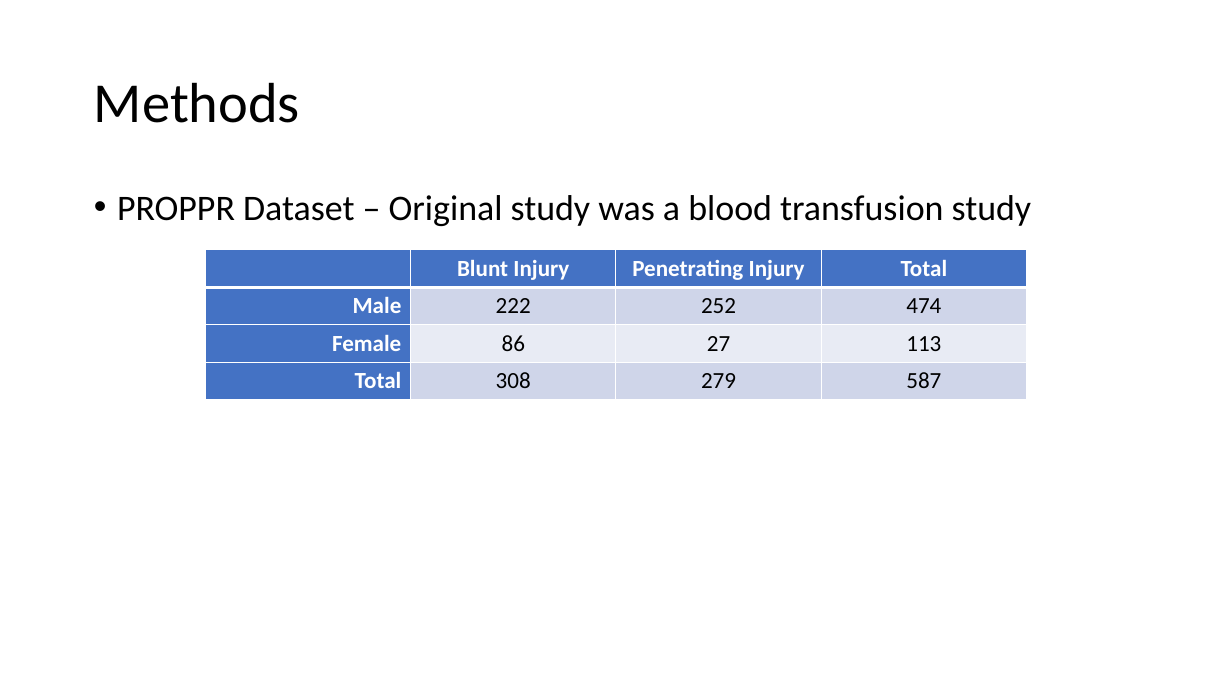
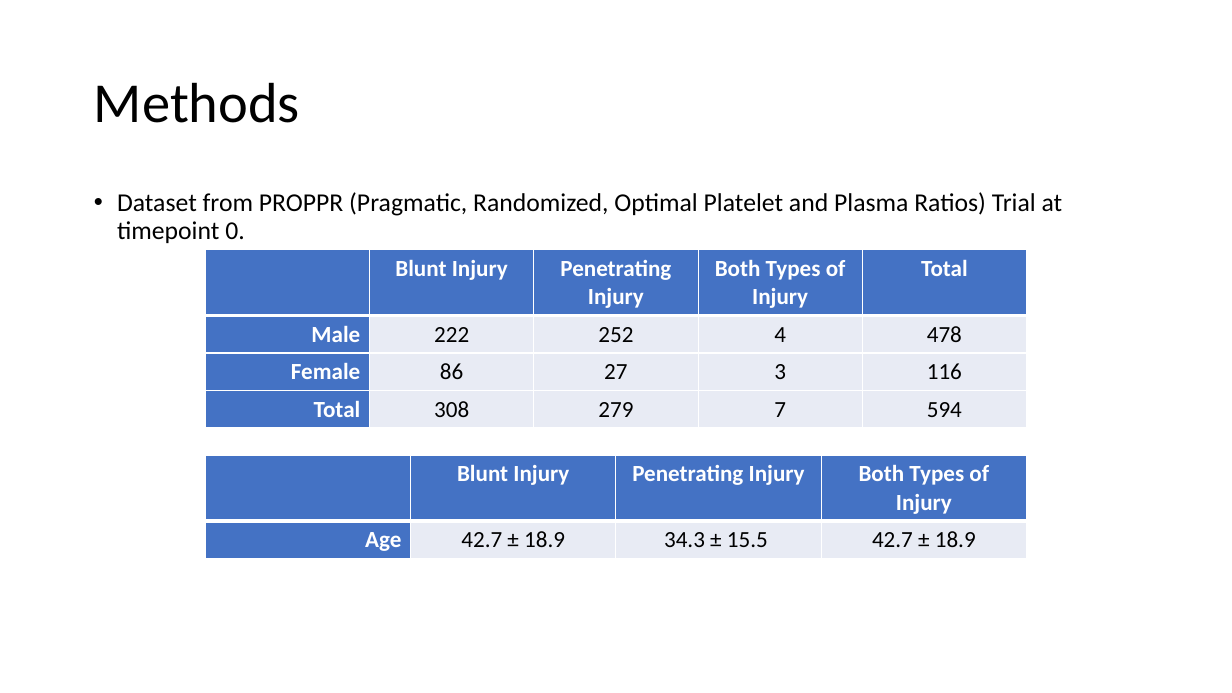
Before and after one commit to tliu-2/PROPPR, a slide deck: slide 4 of Presentation.pptx. Drawn at 1232x693 pixels with LibreOffice and Linux fonts; fonts in the diff are those of the drawing. Boxes give left, top, right and bottom in pixels: in the first picture for what was removed or moved away, otherwise in the second. Text is boxed around its words. In the diff, an @@ line names an element or a change of style, - is before the commit and + after.

```diff
--- a/Presentation.pptx
+++ b/Presentation.pptx
@@ text at (117, 192, 1063, 243): text changed; size 28 to 20 pt @@
-• PROPPR Dataset – Original study was a blood transfusion study
+• Dataset from PROPPR (Pragmatic, Randomized, Optimal Platelet and Plasma Ratios) Trial at timepoint 0.
@@ table at (205, 250, 1028, 427) @@
-column 4: Total | 474 | 113 | 587
+column 4: Both Types of Injury | 4 | 3 | 7
+column 5: Total | 478 | 116 | 594
@@ table added at (205, 456, 1026, 558), 2 rows, 4 columns @@
+ | Blunt Injury | Penetrating Injury | Both Types of Injury
+Age | 42.7 ± 18.9 | 34.3 ± 15.5 | 42.7 ± 18.9
```
Also in this commit, not shown: 7 other slides changed, 2 slides added, 2 slides removed, 18 other files.
